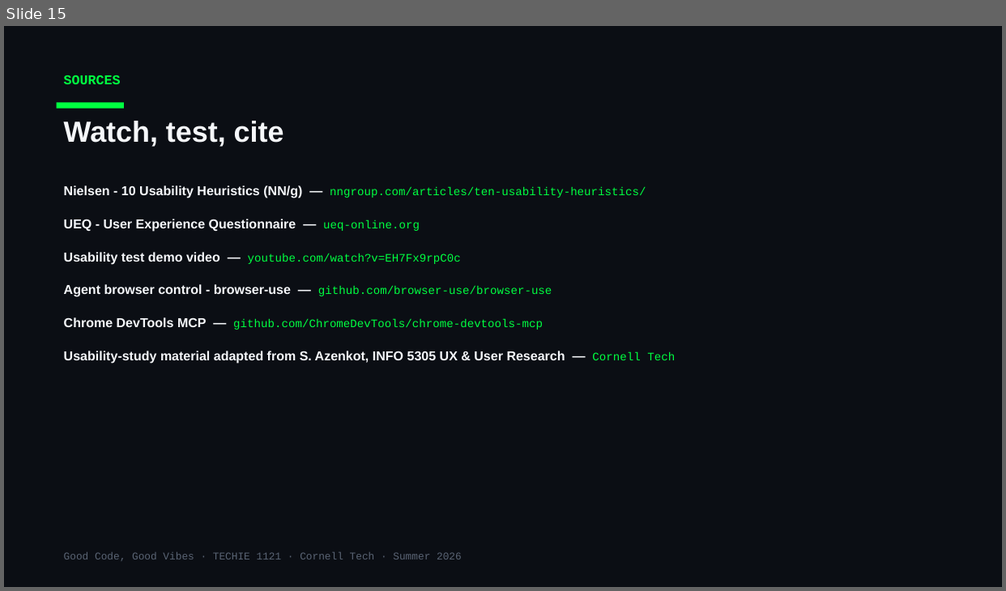
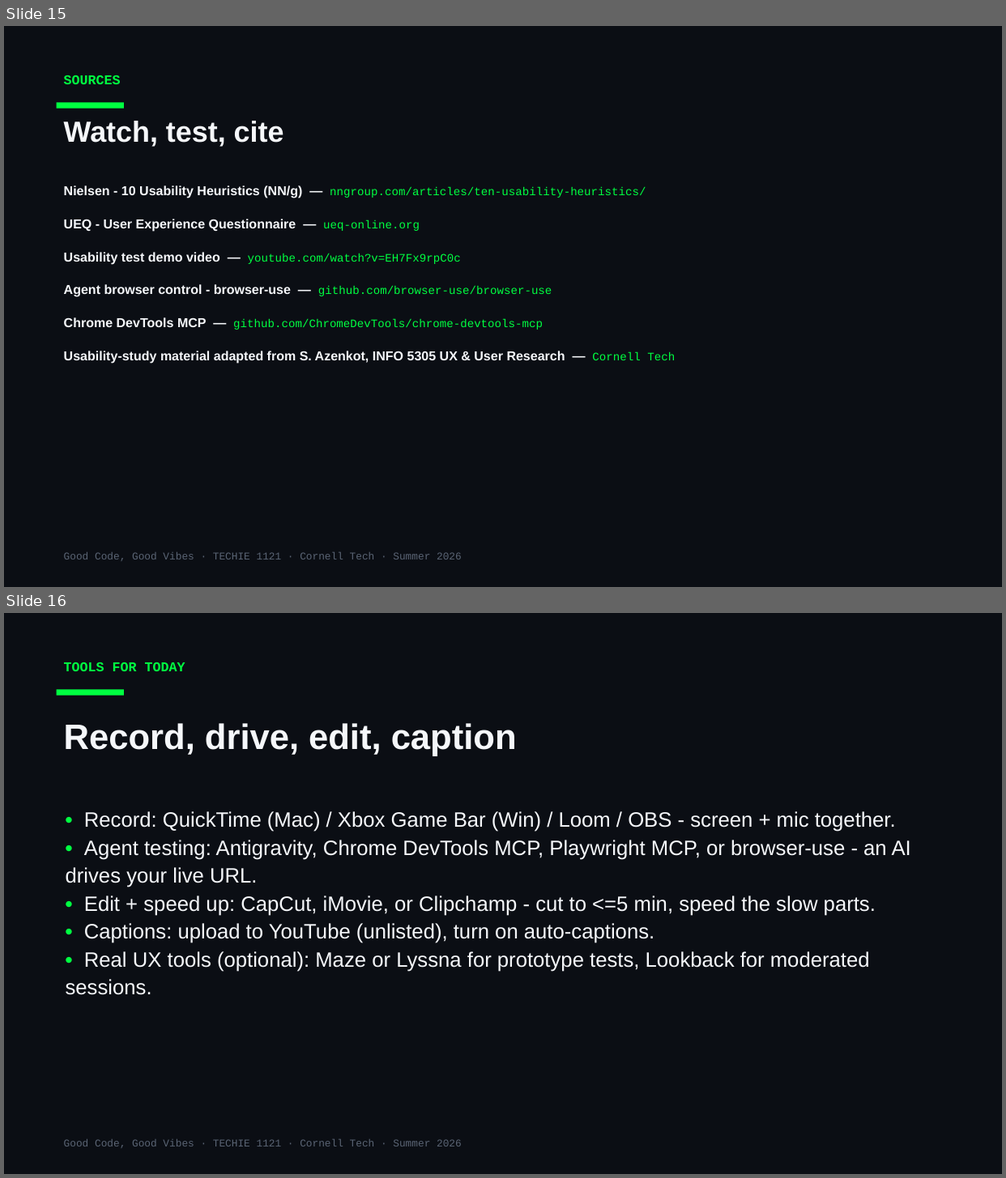
Before and after one commit to Cornell-Tech-Vibe-Coding-Summer-2026/website, a slide deck: slides/Week3-Mon-User-Testing-I.pptx. Shown one above the other, each under a label of ours: slide 15 before the commit, slides 15 and 16 after it. The pictures are 1006x591 and 1006x1178 pixels, drawn with LibreOffice and Linux fonts; fonts in the diff are those of the drawing. Boxes give left, top, right and bottom in pixels: in the first picture for what was removed or moved away, otherwise in the second. Text is boxed around its words. In the diff, an @@ line names an element or a change of style, - is before the commit and + after.

```diff
--- a/slides/Week3-Mon-User-Testing-I.pptx
+++ b/slides/Week3-Mon-User-Testing-I.pptx
@@ slide 16 added at bbox=[4, 613, 1002, 1174], background #0B0E14 @@
@@ text added at bbox=[64, 662, 185, 671], 13 pt, text #00FF41, bold @@
+TOOLS FOR TODAY
@@ rectangle added at bbox=[57, 689, 124, 696], fill #00FF41 @@
@@ text added at bbox=[64, 723, 517, 756], 34 pt, text #F5F7FA, bold @@
+Record, drive, edit, caption
@@ text added at bbox=[66, 811, 911, 995], 20 pt, text #F5F7FA @@
+• Record: QuickTime (Mac) / Xbox Game Bar (Win) / Loom / OBS - screen + mic together.
+• Agent testing: Antigravity, Chrome DevTools MCP, Playwright MCP, or browser-use - an AI drives your live URL.
+• Edit + speed up: CapCut, iMovie, or Clipchamp - cut to <=5 min, speed the slow parts.
+• Captions: upload to YouTube (unlisted), turn on auto-captions.
+• Real UX tools (optional): Maze or Lyssna for prototype tests, Lookback for moderated sessions.
@@ text added at bbox=[64, 1139, 462, 1148], 10 pt, text #5A6474 @@
+Good Code, Good Vibes · TECHIE 1121 · Cornell Tech · Summer 2026
```
Also in this commit, not shown: 1 other slide added, 5 other files.
